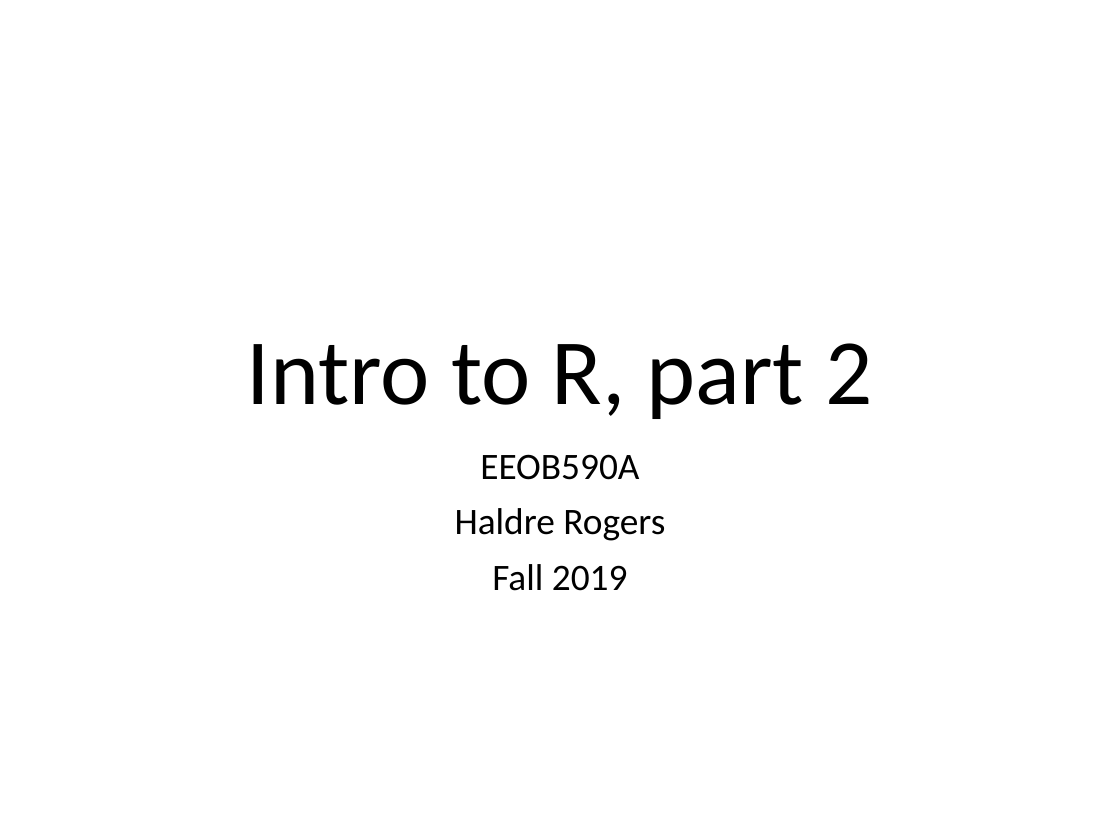
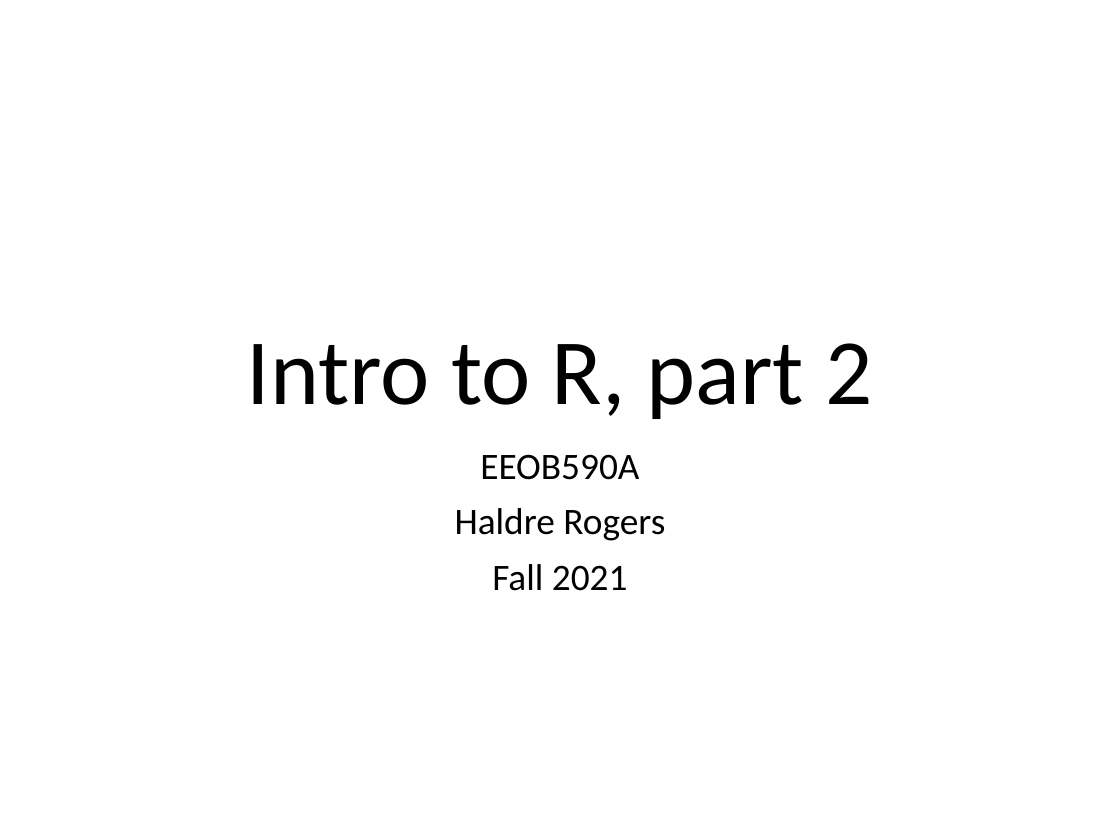
Before and after one commit to EEOB590A-Data-Science-in-R-Fall2021/CourseMaterials, a slide deck: slide 1 of 1. Intro to R/presentations/3. R-Intro_part2.pptx. Drawn at 1120x840 pixels with LibreOffice and Linux fonts; fonts in the diff are those of the drawing. Boxes give left, top, right and bottom in pixels: in the first picture for what was removed or moved away, otherwise in the second. Text is boxed around its words. In the diff, an @@ line names an element or a change of style, - is before the commit and + after.

```diff
--- a/1. Intro to R/presentations/3. R-Intro_part2.pptx
+++ b/1. Intro to R/presentations/3. R-Intro_part2.pptx
@@ subtitle at [492, 564, 628, 591]: text changed @@
-Fall 2019
+Fall 2021
```
Also in this commit, not shown: 5 slides added, 8 other files.
